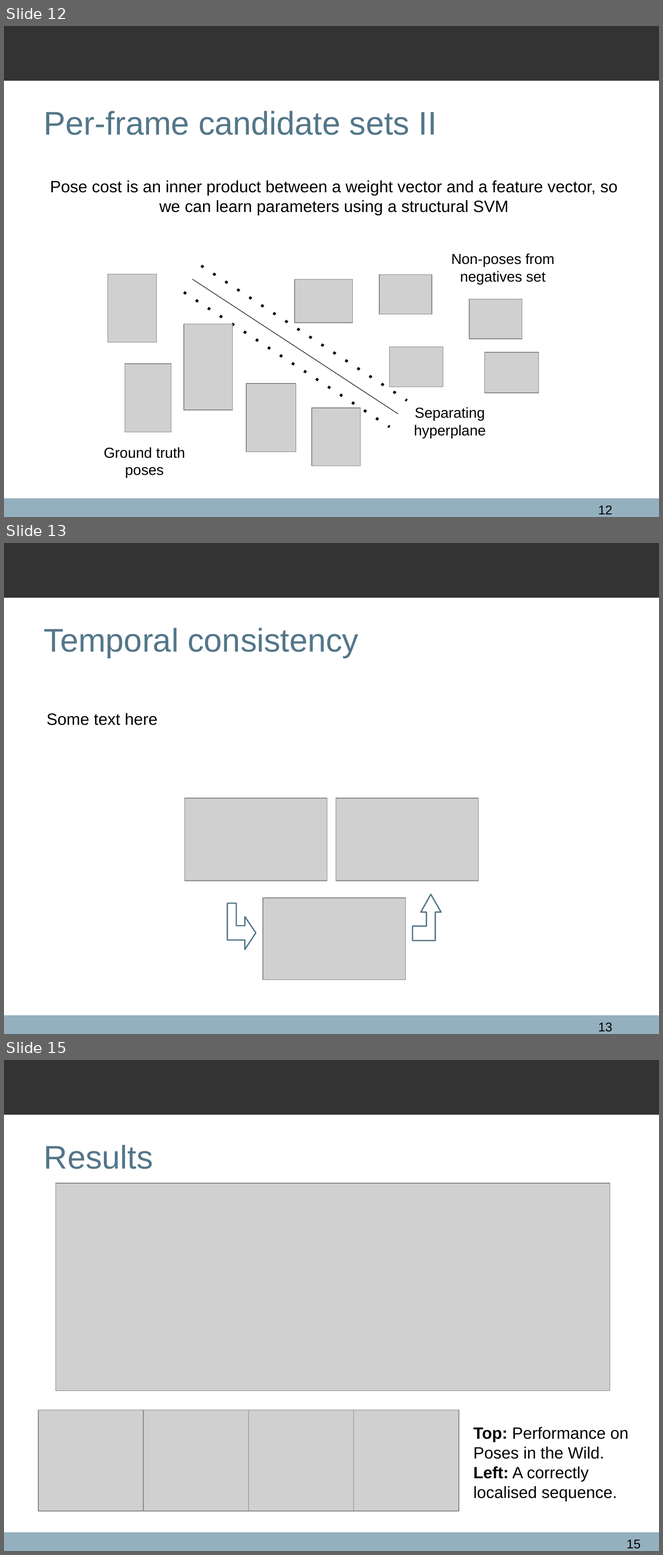
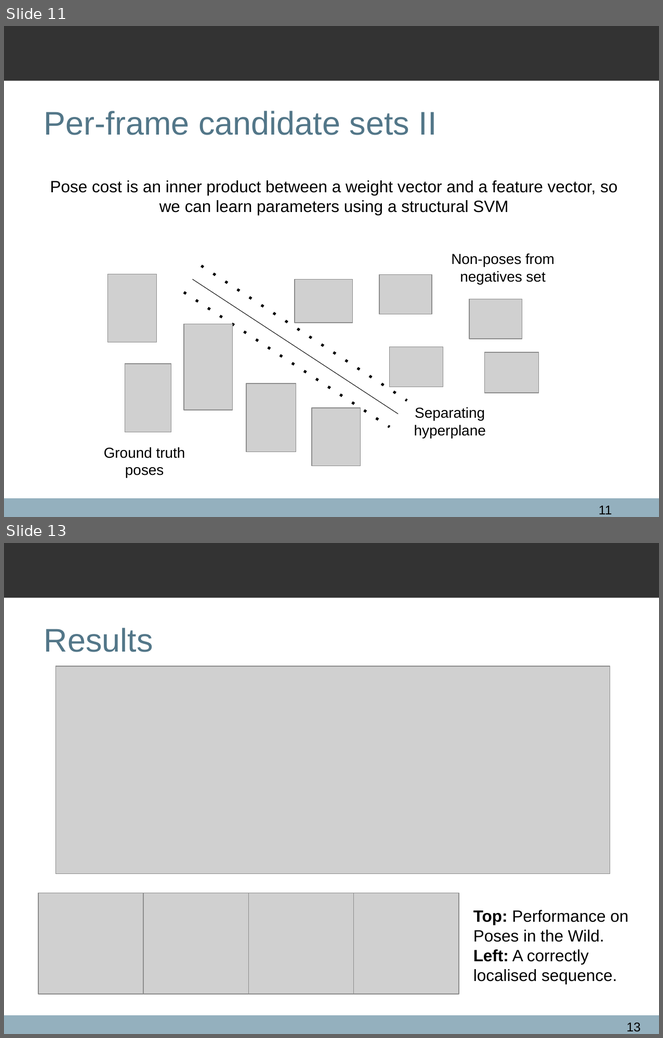
Before and after one commit to qxcv/comp2560, a slide deck: presentation/presentation.odp. Shown one above the other, each under a label of ours: slides 12, 13 and 15 before the commit, slides 11 and 13 after it; the slides between them are not shown. The pictures are 663x1555 and 663x1038 pixels, drawn with LibreOffice and Linux fonts; fonts in the diff are those of the drawing; grey boxes stand for pictures; background and template pictures are left out. Boxes give left, top, right and bottom in pixels: in the first picture for what was removed or moved away, otherwise in the second. Text is boxed around its words. In the diff, an @@ line names an element or a change of style, - is before the commit and + after.

```diff
--- a/presentation/presentation.odp
+++ b/presentation/presentation.odp
@@ slide 13 removed at (4,543,659,1034), background #FFFFFF; not listed: 2 template elements that a slide beside it also shows @@
@@ title removed at (44,628,359,657) @@
-Temporal consistency
@@ text removed at (47,713,157,726) @@
-Some text here
@@ picture removed at (185,798,327,881) @@
@@ picture removed at (336,798,479,881) @@
@@ picture removed at (263,898,405,980) @@
@@ freeform shape removed at (413,895,441,941) @@
@@ freeform shape removed at (228,903,256,950) @@
@@ page number removed at (598,1023,612,1032) @@
-13
@@ what was slide 12 is now slide 11 @@
@@ page number at (599,506,612,515): text changed @@
-12
+11
@@ what was slide 15 is now slide 13 @@
@@ page number at (627,1023,641,1032): text changed @@
-15
+13
```
Also in this commit, not shown: 1 slide changed, 1 slide added, 2 other slides removed.
